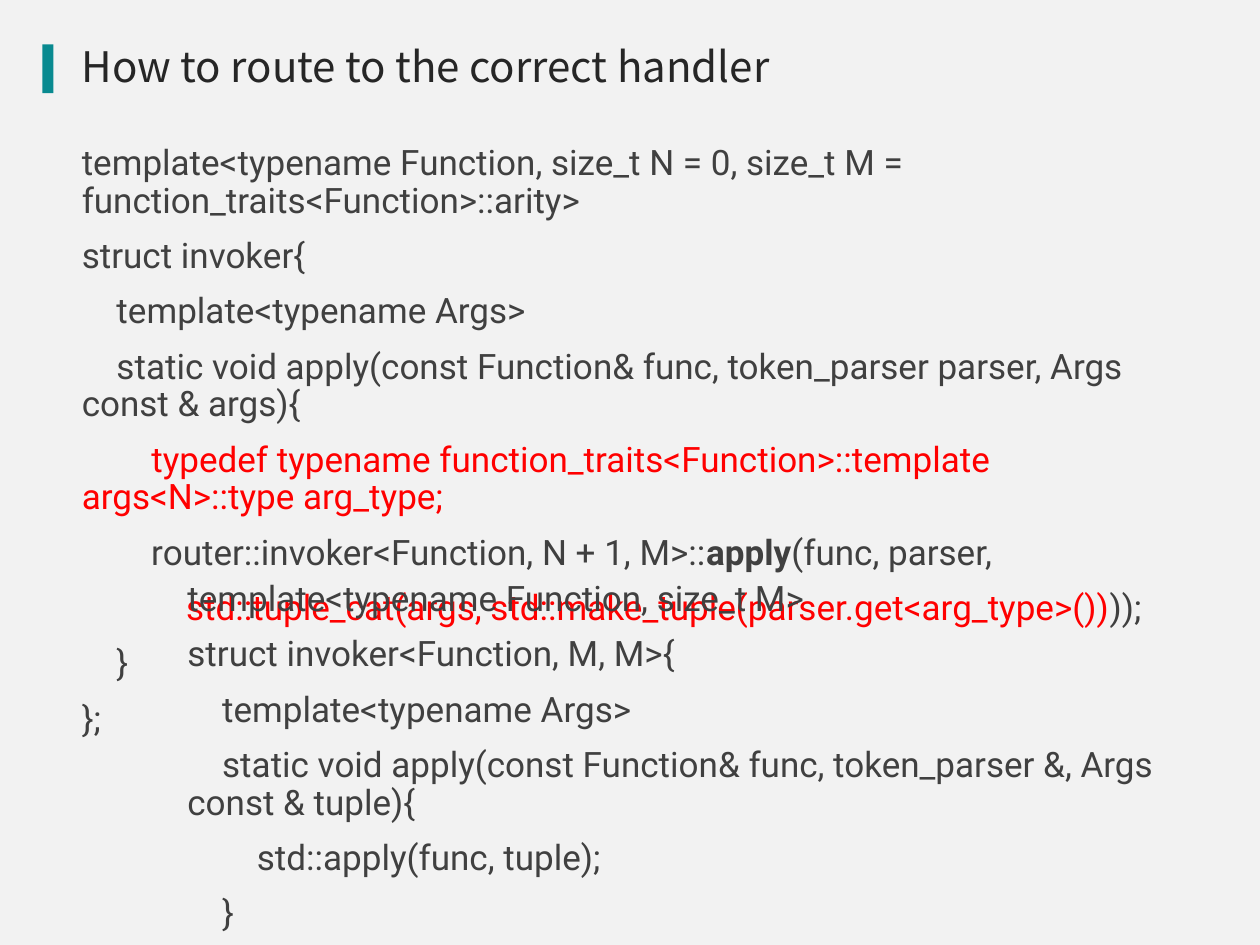
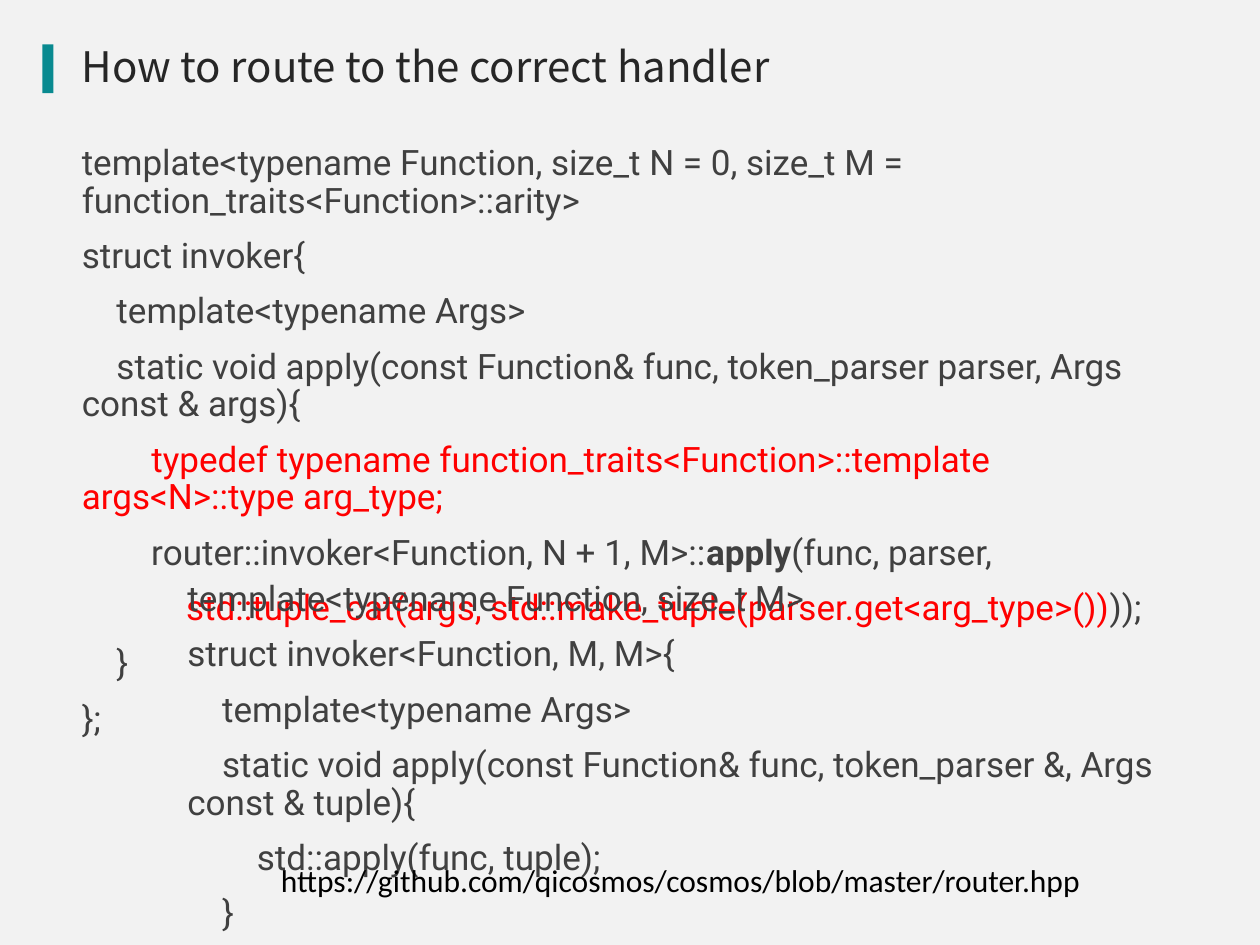
Before and after one commit to qicosmos/cppnow2017-ppt, a slide deck: slide 24 of An easy to use RPC framework implemented by c++11 and c++14.pptx. Drawn at 1260x945 pixels with LibreOffice and Linux fonts; fonts in the diff are those of the drawing; background and template pictures are left out. Boxes give left, top, right and bottom in pixels: in the first picture for what was removed or moved away, otherwise in the second. Text is boxed around its words. In the diff, an @@ line names an element or a change of style, - is before the commit and + after.

```diff
--- a/An easy to use RPC framework implemented by c++11 and c++14.pptx
+++ b/An easy to use RPC framework implemented by c++11 and c++14.pptx
@@ text added at (281, 866, 1080, 898), 18 pt, text #000000 @@
+https://github.com/qicosmos/cosmos/blob/master/router.hpp
```
Also in this commit, not shown: 6 other slides changed.
